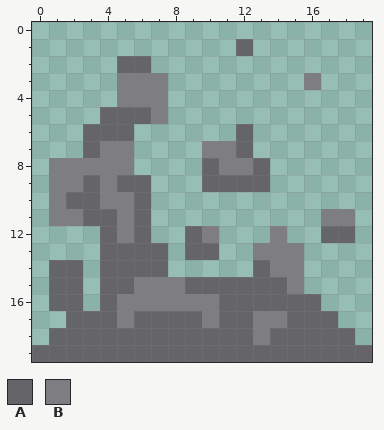
Edited in one commit: pixel-art sprite (gfx/BrownLikeBears/pngs_tiles_20x20/field/300_fd_smoke_5.png). That is the earlier state.
The file is 20x20 pixels.
Palette (. is transparent): A #656569  B #7e7e82
Pixels before, first column x 0:
 1 ............A.......
 2 .....AA.............
 3 .....BBB........B...
 4 .....BBB............
 5 ....AAAB............
 6 ...AAA......A.......
 7 ...ABB....BBA.......
 8 .BBBBB....ABBA......
 9 .BBABAA...AAAA......
10 .BAABBA.............
11 .BBAABA..........BB.
12 ....ABA..AB...B..AA.
13 ....AAAA.AA..BBB....
14 .AA.AAAA.....ABB....
15 .AA.AABBBAAAAAAB....
16 .AA.ABBBBBBAAAAAA...
17 ..AAABAAAABAABBAAA..
18 .AAAAAAAAAAAABAAAAA.
19 AAAAAAAAAAAAAAAAAAAA
Once edited:
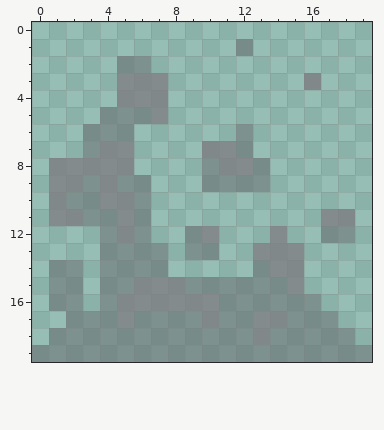
Commit: Make smoke field transparent
Change:
Colour A changes from #656569 to #65656980.
Colour B changes from #7e7e82 to #7e7e82cc.
Pixel boxes of the changes (left, top, right, bottom) in both pictures:
changed: (32, 39, 372, 362)
